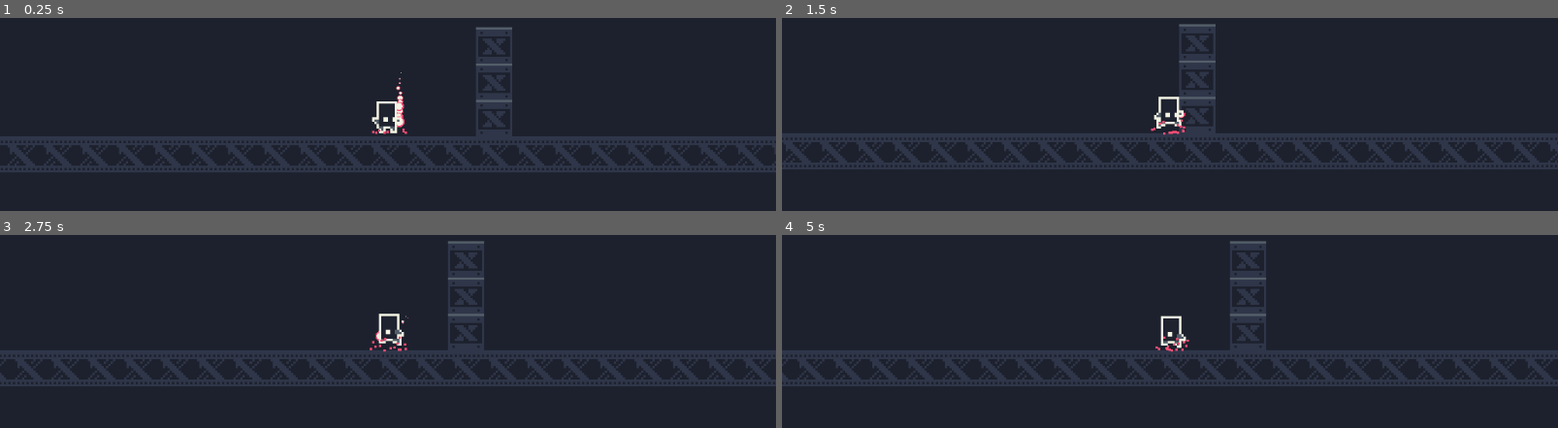
Above: before the commit, frames 1-4 (two rows, left to right).
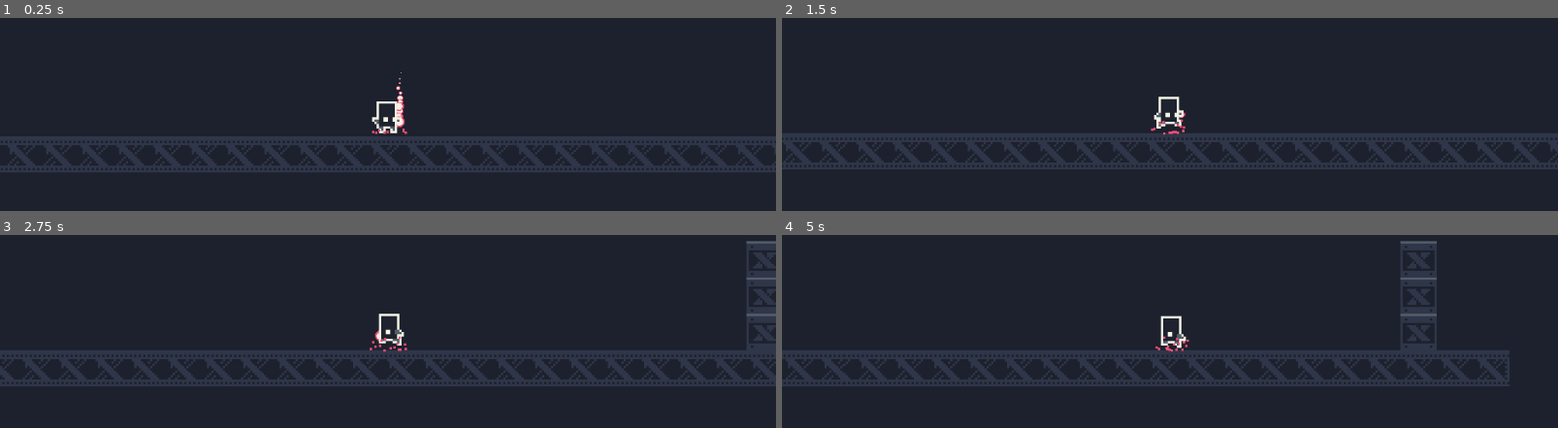
Above: after the commit, the same moments.

Repository: mhoogcarspel/charge_kid
Game: Godot game, scene res://levels/TestingChambers.tscn
Two runs of this game, one before a commit and one after it. Both use one fixed random seed, a clock stepped at 60 frames per second and the inputs below. The project has no main scene, so this scene is started directly.
Inputs:
- Up to frame 1 (0.25 s): no input
- Up to frame 2 (1.5 s): hold Right (ui_right) from 0.53 s (still down)
- Up to frame 3 (2.75 s): release Right (ui_right) at 2.03 s; hold Left (ui_left) from 2.03 s (still down)
- Up to frame 4 (5 s): release Left (ui_left) at 2.78 s; hold Right (ui_right) 2.78-4.28 s; hold Left (ui_left) from 4.28 s (still down)

The runs differ from the first frame. In frame 1, 1.6% of the frame differs, in the area x 61-66%, y 4-62%; in frame 2, 1.5%; in frame 3, 7.4%; in frame 4, 8.7%, in the area x 0-100%, y 3-79%.

Commit message:
FIX bullet - interactable bug

Diff:
--- a/actors/TheUniqueBullet/Bullet.gd
+++ b/actors/TheUniqueBullet/Bullet.gd
@@ -12,13 +12,16 @@
 onready var standart_state: bool = true
 onready var return_state: bool = false
 onready var rigid_state: bool = false
+onready var interacting: bool = false
 
-func _physics_process(delta):
+func _process(delta):
 	if standart_state:
 		track_distance(delta)
-		if delta_S.length() > distance:
-			standart_state = false
-			return_state = true
+		if !is_interacting():
+			if delta_S.length() > distance:
+				print("U'e")
+				standart_state = false
+				return_state = true
 		move_bullet()
 	if !standart_state:
 		if return_state:
@@ -26,6 +29,14 @@
 			move_bullet()
 		else:
 			gravity(delta)
+
+func is_interacting() -> bool:
+	for body in $HitBox.get_overlapping_bodies():
+		if body.is_in_group("interactable"):
+			print("Interacting")
+			self.distance += 46
+			return true
+	return false
 
 func activate_rigid_body() -> void:
 	$PhysicalCollider.disabled = false
@@ -49,7 +60,7 @@
 	linear_velocity.y +=  gravity_accel*delta
 
 func _on_HitBox_body_exited(body):
-	if body.is_in_group("interactable"):
+	if body.is_in_group("interactable") && !return_state:
 		print("Interactable")
 		standart_state = false
 		return_state = false
--- a/actors/TheUniqueBullet/Bullet.tscn
+++ b/actors/TheUniqueBullet/Bullet.tscn
@@ -4,7 +4,7 @@
 [ext_resource path="res://assets/Particles/ProjectileParticles.tscn" type="PackedScene" id=2]
 
 [sub_resource type="CircleShape2D" id=1]
-radius = 5.55139
+radius = 5.0
 
 [sub_resource type="CircleShape2D" id=2]
 radius = 4.08558
--- a/assets/Tilemaps/SolidBlocks.tscn
+++ b/assets/Tilemaps/SolidBlocks.tscn
@@ -1,6 +1,7 @@
-[gd_scene load_steps=31 format=2]
+[gd_scene load_steps=32 format=2]
 
 [ext_resource path="res://assets/industrial.v2.png" type="Texture" id=1]
+[ext_resource path="res://assets/Tilemaps/SolidBlocks.gd" type="Script" id=2]
 
 [sub_resource type="ConvexPolygonShape2D" id=1]
 points = PoolVector2Array( 0, 0, 16, 0, 16, 16, 0, 16 )
@@ -521,3 +522,4 @@
 tile_set = SubResource( 29 )
 cell_size = Vector2( 16, 16 )
 format = 1
+script = ExtResource( 2 )
--- a/levels/TestingChambers.tscn
+++ b/levels/TestingChambers.tscn
@@ -1,19 +1,16 @@
-[gd_scene load_steps=4 format=2]
+[gd_scene load_steps=3 format=2]
 
 [ext_resource path="res://assets/Tilemaps/SolidBlocks.tscn" type="PackedScene" id=1]
-[ext_resource path="res://assets/Tilemaps/SolidBlocks.gd" type="Script" id=2]
-[ext_resource path="res://actors/Player/Player.tscn" type="PackedScene" id=3]
+[ext_resource path="res://actors/Player/Player.tscn" type="PackedScene" id=2]
 
 [node name="TestingChambers" type="Node"]
 
-[node name="TileMap" parent="." groups=[
-"interactable",
-] instance=ExtResource( 1 )]
-tile_data = PoolIntArray( 1114137, 1, 0, 1114149, 1, 0, 1179673, 1, 0, 1179685, 1, 0, 1245209, 1, 0, 1245221, 1, 0, 1310720, 0, 0, 1310721, 0, 1, 1310722, 0, 1, 1310723, 0, 1, 1310724, 0, 1, 1310725, 0, 1, 1310726, 0, 1, 1310727, 0, 1, 1310728, 0, 1, 1310729, 0, 1, 1310730, 0, 1, 1310731, 0, 1, 1310732, 0, 1, 1310733, 0, 1, 1310734, 0, 1, 1310735, 0, 1, 1310736, 0, 1, 1310737, 0, 1, 1310738, 0, 1, 1310739, 0, 1, 1310740, 0, 1, 1310741, 0, 1, 1310742, 0, 1, 1310743, 0, 1, 1310744, 0, 1, 1310745, 0, 1, 1310746, 0, 1, 1310747, 0, 1, 1310748, 0, 1, 1310749, 0, 1, 1310750, 0, 1, 1310751, 0, 1, 1310752, 0, 1, 1310753, 0, 1, 1310754, 0, 1, 1310755, 0, 1, 1310756, 0, 1, 1310757, 0, 1, 1310758, 0, 1, 1310759, 0, 2 )
-script = ExtResource( 2 )
+[node name="TileMap" parent="." instance=ExtResource( 1 )]
+tile_data = PoolIntArray( 1114149, 1, 0, 1179685, 1, 0, 1245221, 1, 0, 1310720, 0, 0, 1310721, 0, 1, 1310722, 0, 1, 1310723, 0, 1, 1310724, 0, 1, 1310725, 0, 1, 1310726, 0, 1, 1310727, 0, 1, 1310728, 0, 1, 1310729, 0, 1, 1310730, 0, 1, 1310731, 0, 1, 1310732, 0, 1, 1310733, 0, 1, 1310734, 0, 1, 1310735, 0, 1, 1310736, 0, 1, 1310737, 0, 1, 1310738, 0, 1, 1310739, 0, 1, 1310740, 0, 1, 1310741, 0, 1, 1310742, 0, 1, 1310743, 0, 1, 1310744, 0, 1, 1310745, 0, 1, 1310746, 0, 1, 1310747, 0, 1, 1310748, 0, 1, 1310749, 0, 1, 1310750, 0, 1, 1310751, 0, 1, 1310752, 0, 1, 1310753, 0, 1, 1310754, 0, 1, 1310755, 0, 1, 1310756, 0, 1, 1310757, 0, 1, 1310758, 0, 1, 1310759, 0, 2 )
 
-[node name="Player" parent="." instance=ExtResource( 3 )]
+[node name="Player" parent="." instance=ExtResource( 2 )]
 position = Vector2( 361.306, 295.972 )
+god_mode = true
 gravity_acceleration = 500.0
 max_fall_speed = 200.0
 horizontal_acceleration = 100.0
